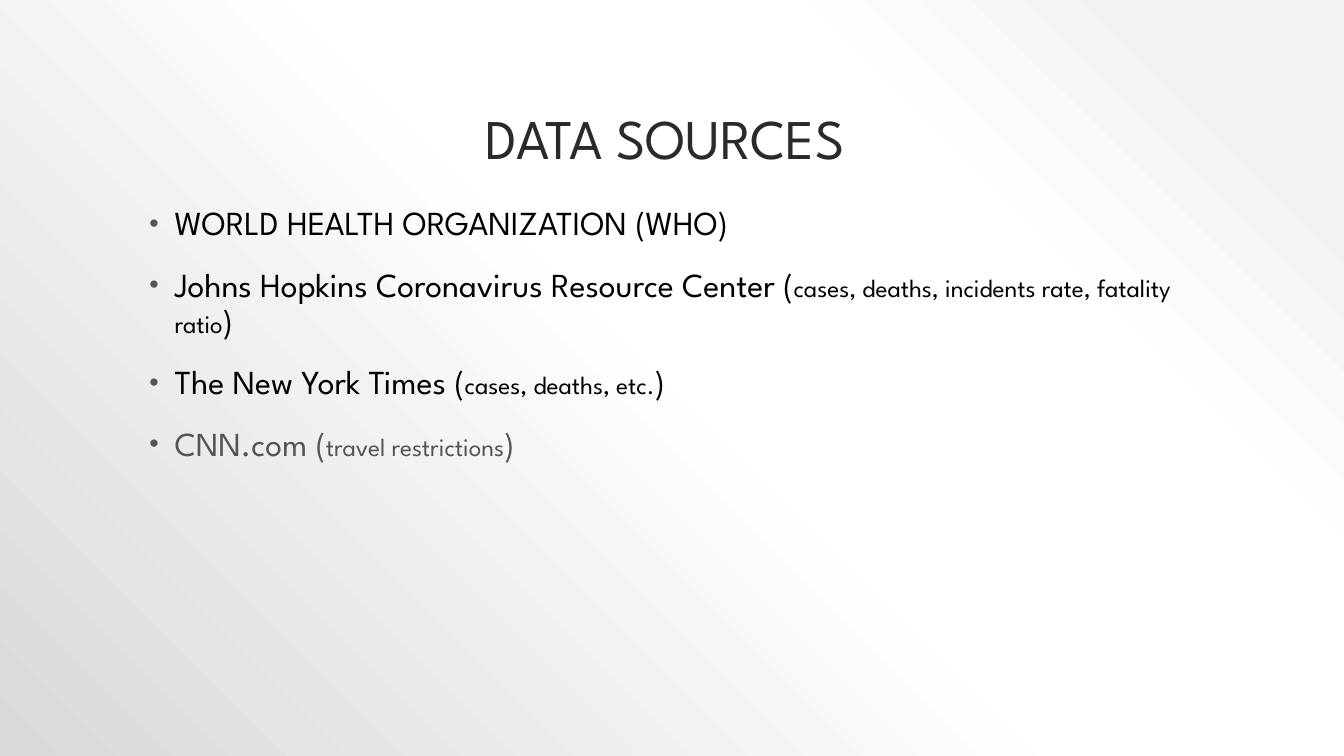
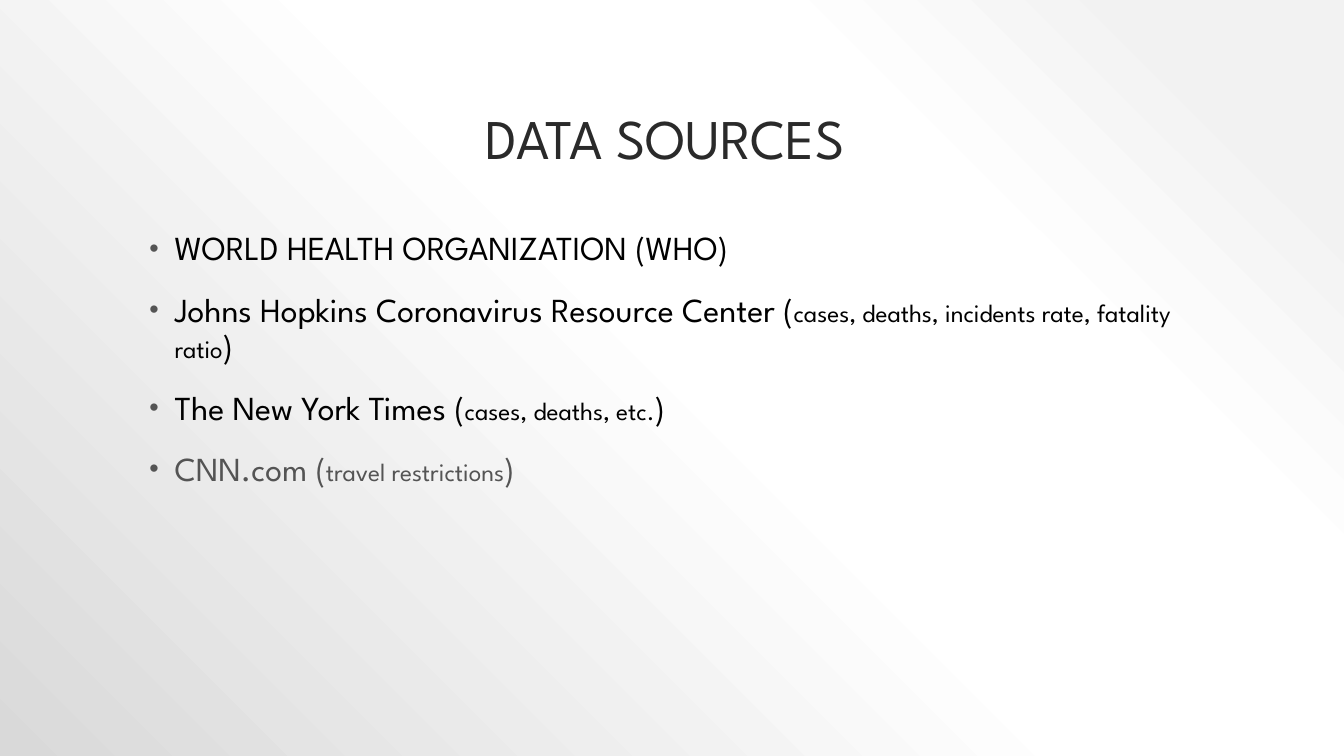
Before and after one commit to Jordanmyer92/COVID-Part-3, a slide deck: slide 3 of PROJECT_3_PRESENTATION (2).pptx. Drawn at 1344x756 pixels with LibreOffice and Linux fonts; fonts in the diff are those of the drawing. Boxes give left, top, right and bottom in pixels: in the first picture for what was removed or moved away, otherwise in the second. Text is boxed around its words. In the diff, an @@ line names an element or a change of style, - is before the commit and + after.

```diff
--- a/PROJECT_3_PRESENTATION (2).pptx
+++ b/PROJECT_3_PRESENTATION (2).pptx
@@ text "WORLD HEALTH ORGANIZATION (WHO)": place and size @@
-text "WORLD HEALTH ORGANIZATION (WHO)" at box(175, 211, 1171, 457)
+text "WORLD HEALTH ORGANIZATION (WHO)" at box(175, 236, 1171, 482)
```
Also in this commit, not shown: 5 other slides changed, 1 other file.
